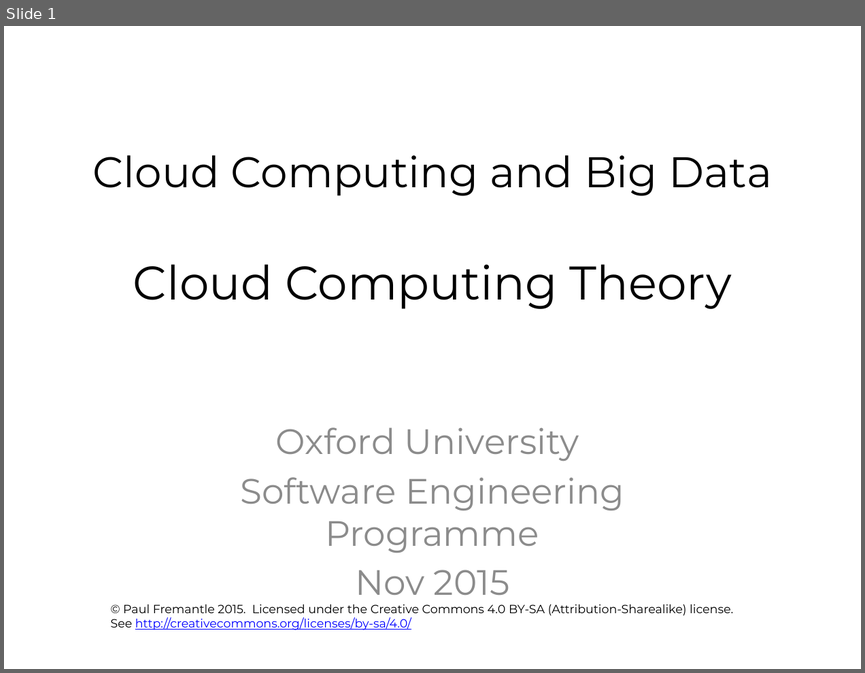
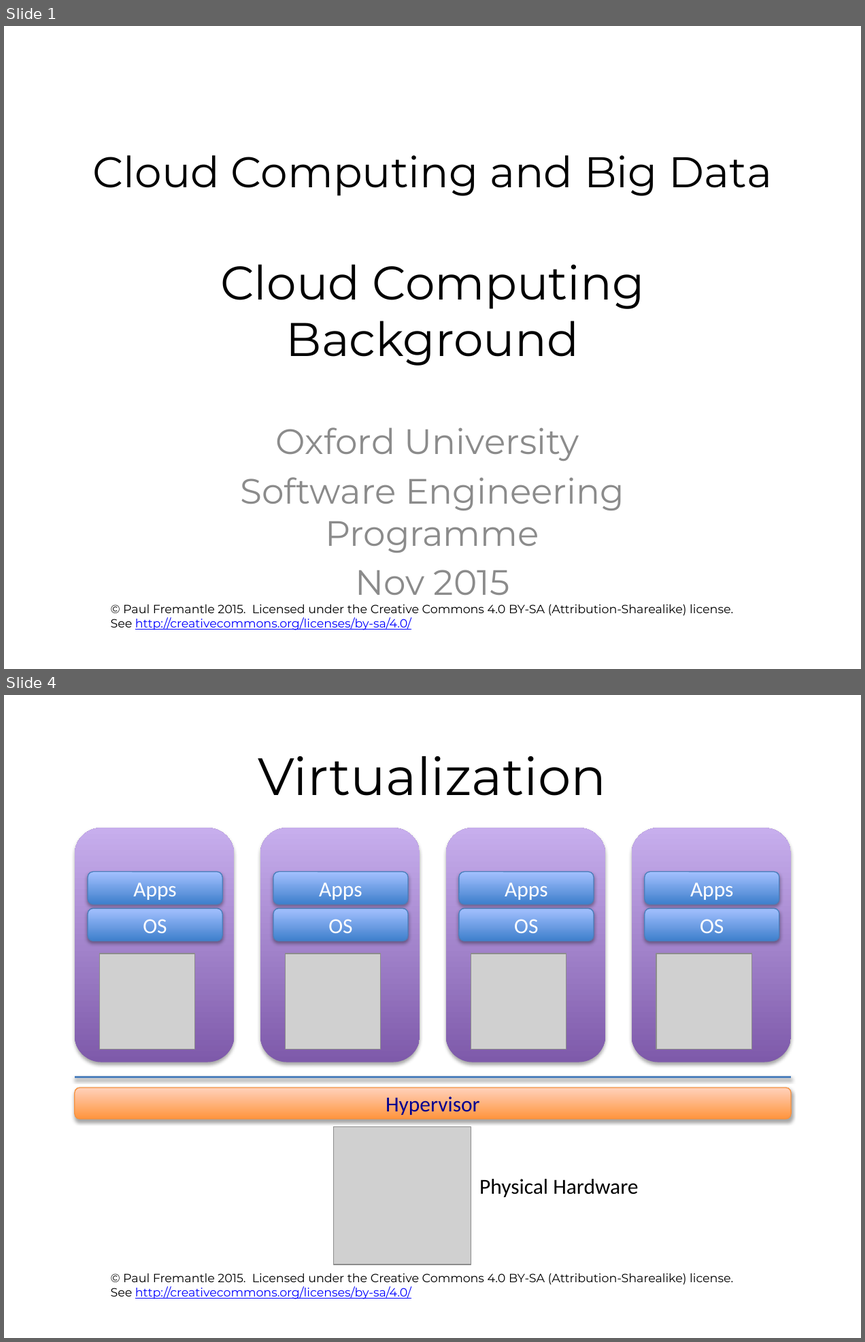
Before and after one commit to pzfreo/ox-clo, a slide deck: pres-source/03-cloud-computing-theory.pptx. Shown one above the other, each under a label of ours: slide 1 before the commit, slides 1 and 4 after it; the slides between them are not shown. The pictures are 865x673 and 865x1342 pixels, drawn with LibreOffice and Linux fonts; fonts in the diff are those of the drawing; grey boxes stand for pictures; background and template pictures are left out. Boxes give left, top, right and bottom in pixels: in the first picture for what was removed or moved away, otherwise in the second. Text is boxed around its words. In the diff, an @@ line names an element or a change of style, - is before the commit and + after.

```diff
--- a/pres-source/03-cloud-computing-theory.pptx
+++ b/pres-source/03-cloud-computing-theory.pptx
@@ slide 4 added at bbox=[4, 695, 861, 1338], background #FFFFFF; not listed: 1 template element that a slide beside it also shows @@
@@ title added at bbox=[258, 756, 606, 796], 44 pt, text #000000 @@
+Virtualization
@@ rounded rectangle added at bbox=[74, 828, 234, 1062], fill gradient #7F5BAB to #C8B0ED @@
@@ rounded rectangle added at bbox=[260, 828, 419, 1062], fill gradient #7F5BAB to #C8B0ED @@
@@ rounded rectangle added at bbox=[446, 828, 606, 1062], fill gradient #7F5BAB to #C8B0ED @@
@@ rounded rectangle added at bbox=[631, 828, 791, 1062], fill gradient #7F5BAB to #C8B0ED @@
@@ rounded rectangle added at bbox=[88, 872, 222, 904], fill gradient #3F80CE to #A4C4FF, outline #4B7EBC 0.75 pt, 18 pt, text #FFFFFF @@
+Apps
@@ rounded rectangle added at bbox=[273, 872, 407, 904], fill gradient #3F80CE to #A4C4FF, outline #4B7EBC 0.75 pt, 18 pt, text #FFFFFF @@
+Apps
@@ rounded rectangle added at bbox=[459, 872, 594, 904], fill gradient #3F80CE to #A4C4FF, outline #4B7EBC 0.75 pt, 18 pt, text #FFFFFF @@
+Apps
@@ rounded rectangle added at bbox=[644, 872, 779, 904], fill gradient #3F80CE to #A4C4FF, outline #4B7EBC 0.75 pt, 18 pt, text #FFFFFF @@
+Apps
@@ rounded rectangle added at bbox=[88, 909, 222, 941], fill gradient #3F80CE to #A4C4FF, outline #4B7EBC 0.75 pt, 18 pt, text #FFFFFF @@
+OS
@@ rounded rectangle added at bbox=[273, 909, 407, 941], fill gradient #3F80CE to #A4C4FF, outline #4B7EBC 0.75 pt, 18 pt, text #FFFFFF @@
+OS
@@ rounded rectangle added at bbox=[459, 909, 594, 941], fill gradient #3F80CE to #A4C4FF, outline #4B7EBC 0.75 pt, 18 pt, text #FFFFFF @@
+OS
@@ rounded rectangle added at bbox=[644, 909, 779, 941], fill gradient #3F80CE to #A4C4FF, outline #4B7EBC 0.75 pt, 18 pt, text #FFFFFF @@
+OS
@@ picture added at bbox=[99, 954, 194, 1049] @@
@@ picture added at bbox=[285, 954, 380, 1049] @@
@@ picture added at bbox=[471, 954, 566, 1049] @@
@@ picture added at bbox=[656, 954, 751, 1049] @@
@@ line added from (74, 1077) to (791, 1077), #4F81BD 2 pt @@
@@ rounded rectangle added at bbox=[74, 1087, 791, 1119], fill gradient #FF953E to #FFD2BD, outline #F69240 0.75 pt, 18 pt, text #000090 @@
+Hypervisor
@@ picture added at bbox=[334, 1127, 471, 1264] @@
@@ text added at bbox=[479, 1178, 638, 1197], 18 pt, text #000000 @@
+Physical Hardware
@@ slide 1 changed as well @@
@@ title at bbox=[93, 155, 772, 365]: text changed @@
-Cloud Computing and Big Data
-Cloud Computing Theory
+Cloud Computing and Big Data
+Cloud Computing
+Background
```
Also in this commit, not shown: 1 other slide changed, 30 other slides added, 1 slide removed.
